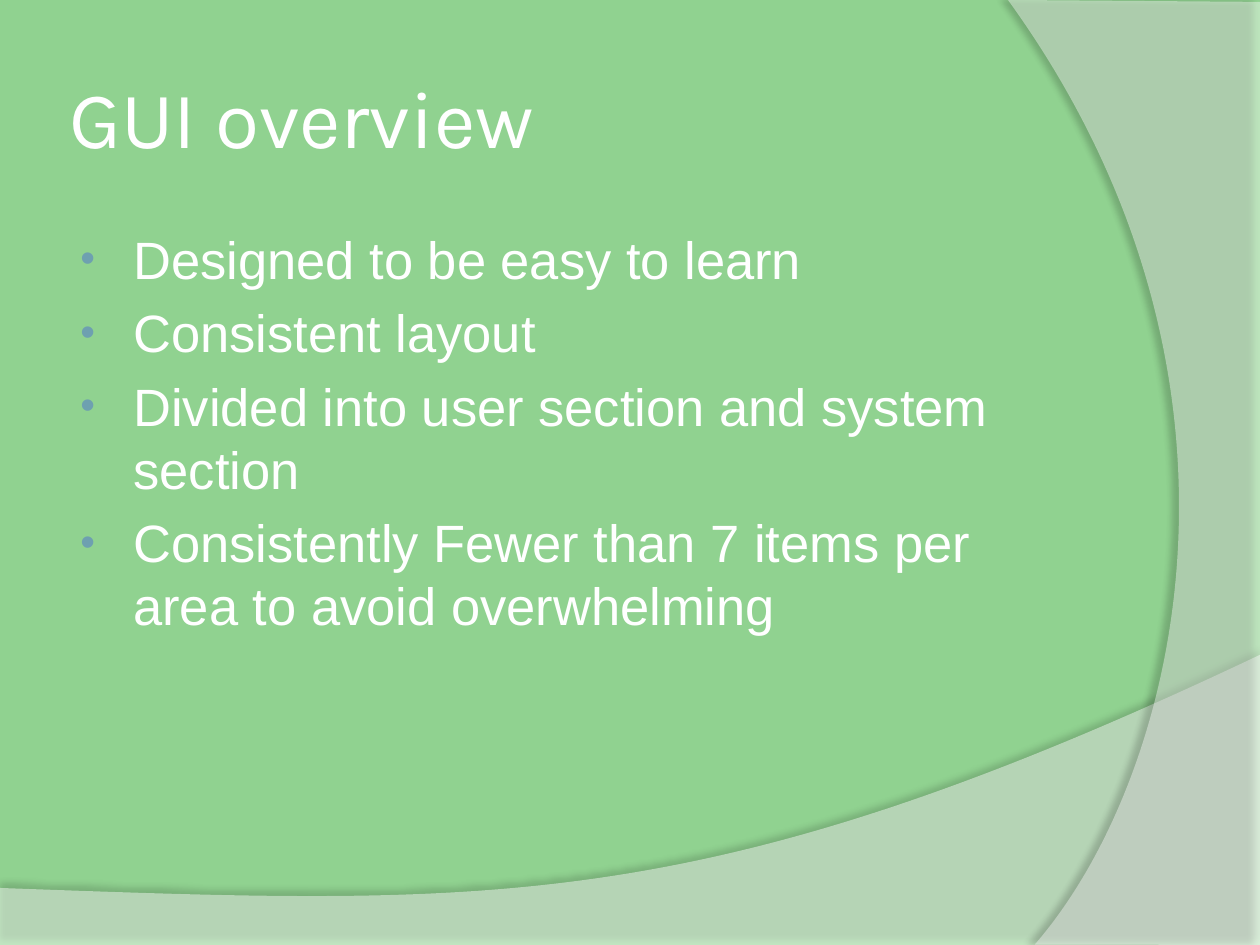
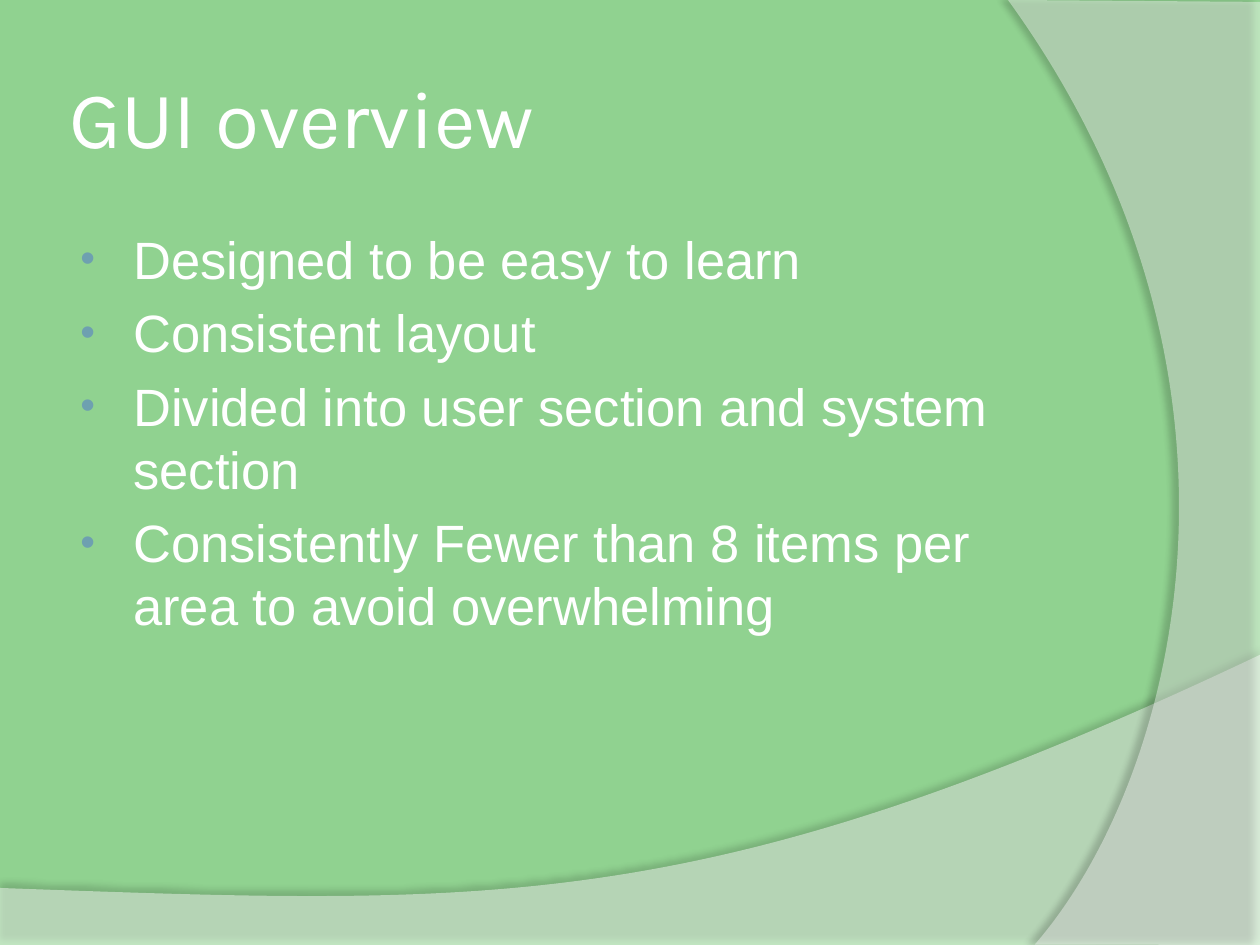
Before and after one commit to e-sullivan9/MathTutor, a slide deck: slide 6 of Learn 2 Math Phase 4/Learn 2 Math final.pptx. Drawn at 1260x945 pixels with LibreOffice and Linux fonts; fonts in the diff are those of the drawing. Boxes give left, top, right and bottom in pixels: in the first picture for what was removed or moved away, otherwise in the second. Text is boxed around its words. In the diff, an @@ line names an element or a change of style, - is before the commit and + after.

```diff
--- a/Learn 2 Math Phase 4/Learn 2 Math final.pptx
+++ b/Learn 2 Math Phase 4/Learn 2 Math final.pptx
@@ text at box(133, 524, 970, 636): text changed @@
-• Consistently Fewer than 7 items per area to avoid overwhelming
+• Consistently Fewer than 8 items per area to avoid overwhelming
```
Also in this commit, not shown: 7 slides added.
